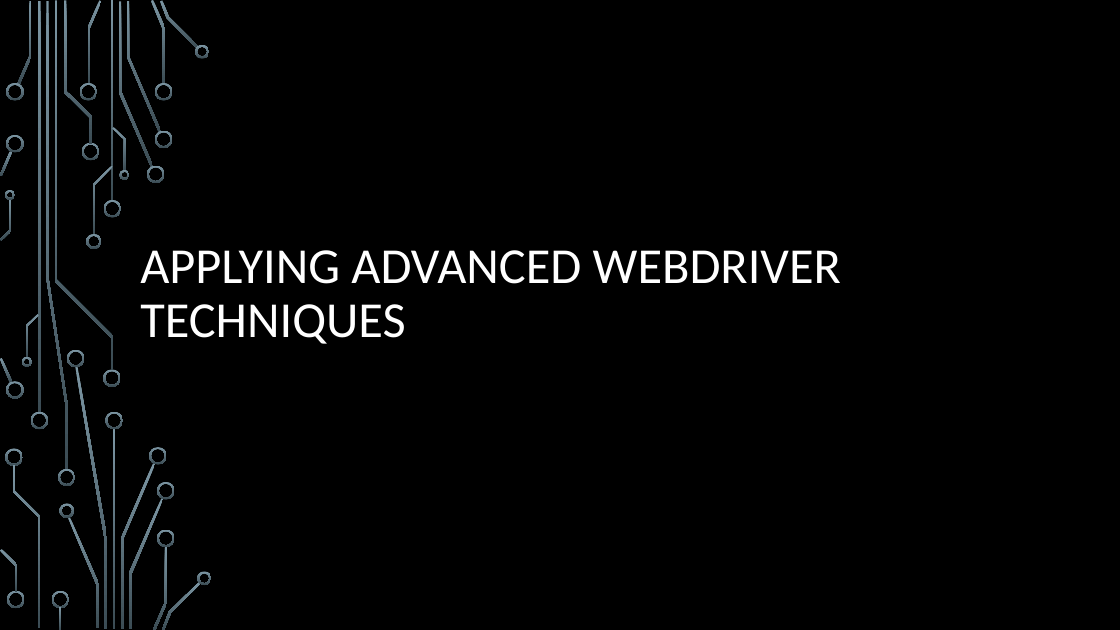
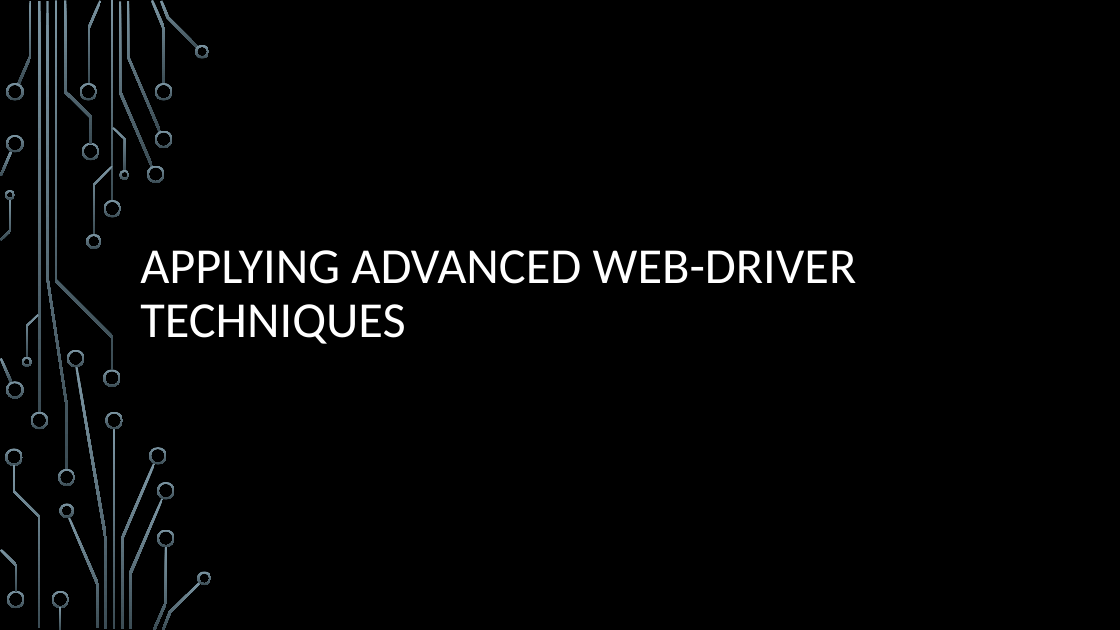
Before and after one commit to oskarCv/Selenium, a slide deck: slide 19 of Selenium/SeleniumFromScratch.pptx. Drawn at 1120x630 pixels with LibreOffice and Linux fonts; fonts in the diff are those of the drawing; background and template pictures are left out. Boxes give left, top, right and bottom in pixels: in the first picture for what was removed or moved away, otherwise in the second. Text is boxed around its words. In the diff, an @@ line names an element or a change of style, - is before the commit and + after.

```diff
--- a/Selenium/SeleniumFromScratch.pptx
+++ b/Selenium/SeleniumFromScratch.pptx
@@ title at (140, 250, 857, 344): text changed @@
-APPLYING ADVANCED WEBDRIVER TECHNIQUES
+APPLYING ADVANCED WEB-DRIVER TECHNIQUES
```
Also in this commit, not shown: 8 other slides changed, 4 other files.
